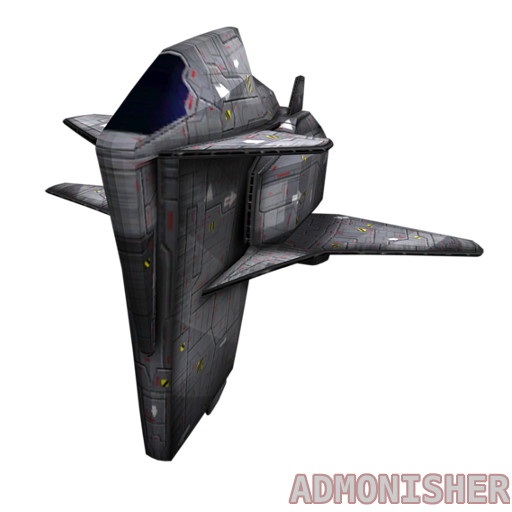
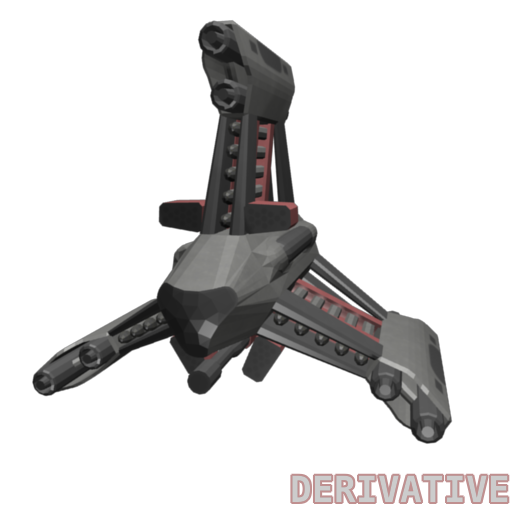
Comparing the layer stacks of the two w=512, h=512 images. Changes:
hid "admonisher.png" over <box>44,26,485,462</box>
added layer "derivative.png" above "quicksilver.png" over <box>32,19,453,445</box>
renamed "ADMONISHER#1" to "DERIVATIVE#1", painted on it over <box>290,475,510,503</box>
renamed "ADMONISHER" to "DERIVATIVE", painted on it over <box>288,473,510,505</box>
